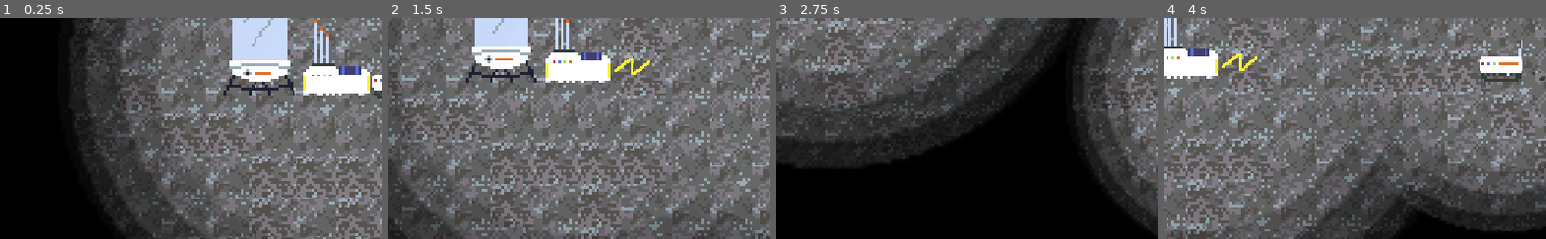
Above: before the commit, frames 1-4 (left to right).
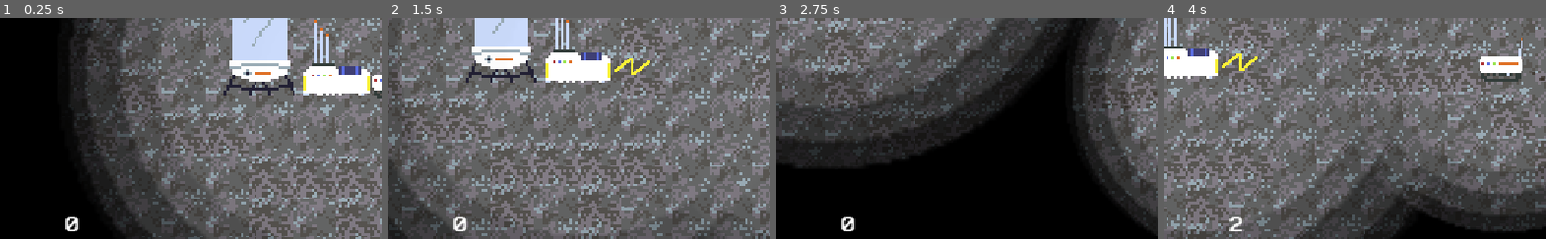
Above: after the commit, the same moments.

Repository: DanielDe8/Moonrunner
Game: Godot game, scene res://Scenes/Main.tscn
Two runs of this game, one before a commit and one after it. Both use one fixed random seed, a clock stepped at 60 frames per second and the inputs below.
Inputs (mouse positions are % of the whole screen's width and height, from its top left):
- Up to frame 1 (0.25 s): no input
- Up to frame 2 (1.5 s): tap Enter at 0.5 s; move the mouse to (74, 45) at 0.52 s; hold Right (right) 0.53-1.28 s; hold M (mine) 0.53-1.28 s; click (74, 45) at 0.67 s; move the mouse to (31, 55) at 1.27 s; hold Down (down) from 1.28 s (still down); tap R (warp) at 1.35 s
- Up to frame 3 (2.75 s): move the mouse to (62, 28) at 2.02 s; release Down (down) at 2.03 s; hold Right (right) from 2.03 s (still down); hold M (mine) from 2.03 s (still down)
- Up to frame 4 (4 s): move the mouse to (46, 70) at 2.77 s; release Right (right) at 2.78 s; release M (mine) at 2.78 s; hold Up (up) 2.78-3.53 s; tap R (warp) at 2.85 s; click (46, 70) at 2.92 s; move the mouse to (82, 65) at 3.52 s; hold Left (left) from 3.53 s (still down); hold M (mine) from 3.53 s (still down)
The pictures show only the part of the screen within x 0-50%, y 37-87%; the shares and areas given below are measured in that part.

The runs differ from the first frame. In frame 1, 0.2% of the frame differs, in the area x 17-21%, y 89-97%; in frame 2, 0.2%; in frame 3, 0.2%; in frame 4, 0.2%.

Commit message:
add scrap counter to HUD

Diff:
--- a/Scenes/Main.tscn
+++ b/Scenes/Main.tscn
@@ -131,3 +131,15 @@
 offset_bottom = -33.294067
 text = "0"
 label_settings = SubResource("LabelSettings_jw32o")
+
+[node name="ScrapLabel" type="Label" parent="CanvasLayer/HUD" unique_id=179629900]
+layout_mode = 1
+anchors_preset = -1
+anchor_right = 1.001
+anchor_bottom = 1.0020001
+offset_left = 96.0
+offset_top = 528.0
+offset_right = -888.151
+offset_bottom = -89.29407
+text = "0"
+label_settings = SubResource("LabelSettings_jw32o")
--- a/Scripts/player.gd
+++ b/Scripts/player.gd
@@ -153,6 +153,7 @@
 
 func update_hud() -> void:
 	get_node("%s/HUD/RedOreLabel" % hud_string).text = str(red_ore_count)
+	get_node("%s/HUD/ScrapLabel" % hud_string).text = str(scrap_count)
 
 
 func _physics_process(delta: float) -> void:
Not shown: 1 places in Scenes/Main.tscn that only renumber resources
